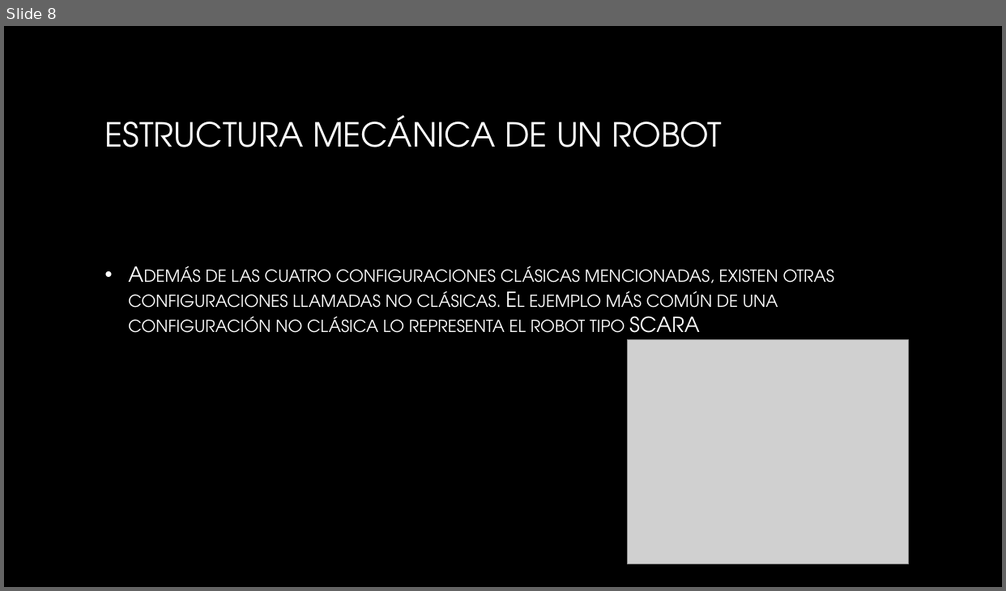
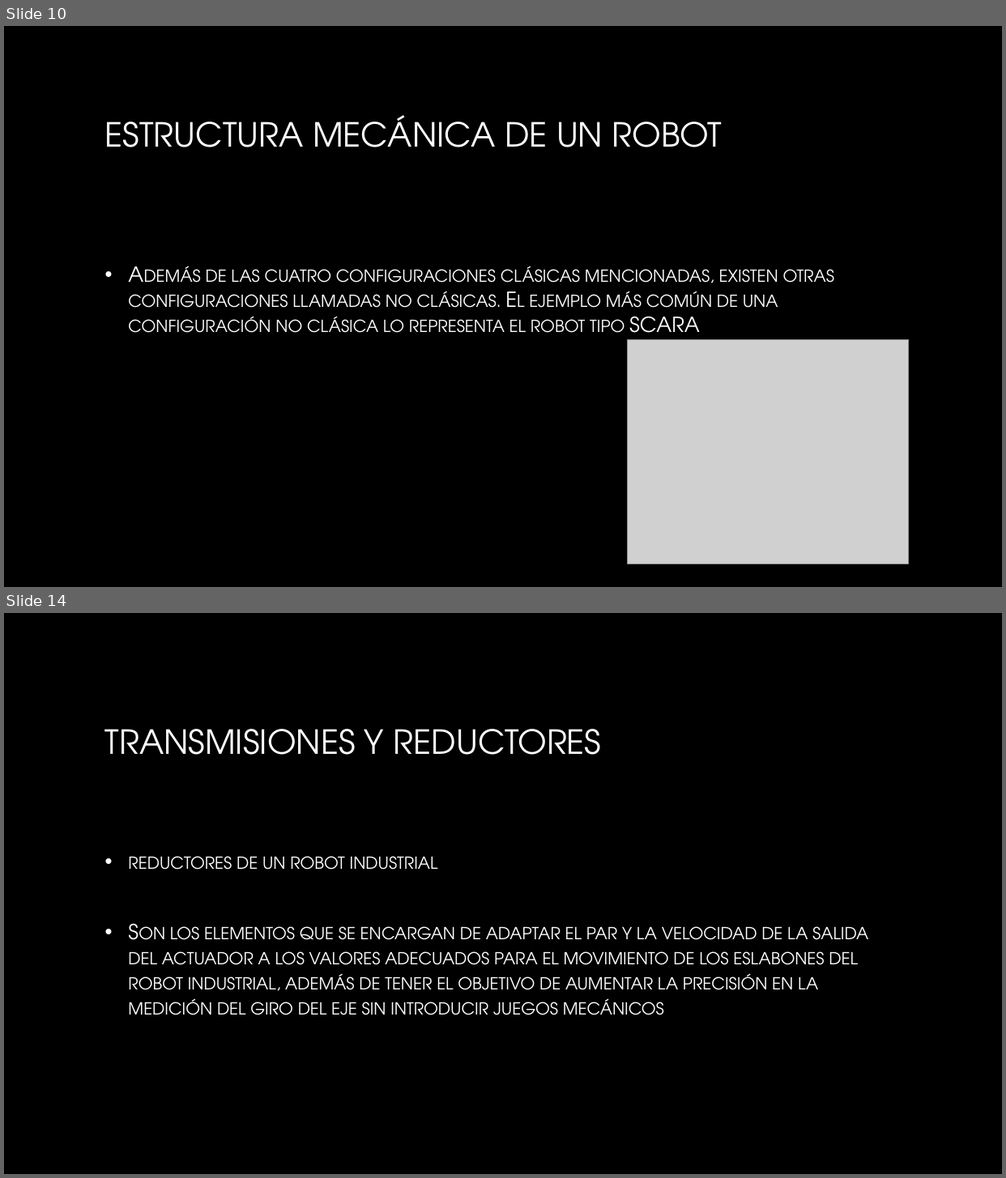
Before and after one commit to jdavidsg/Clases-Robotica, a slide deck: 1.2/1.2.pptx. Shown one above the other, each under a label of ours: slide 8 before the commit, slides 10 and 14 after it; the slides between them are not shown. The pictures are 1006x591 and 1006x1178 pixels, drawn with LibreOffice and Linux fonts; fonts in the diff are those of the drawing; grey boxes stand for pictures; background and template pictures are left out. Boxes give left, top, right and bottom in pixels: in the first picture for what was removed or moved away, otherwise in the second. Text is boxed around its words. In the diff, an @@ line names an element or a change of style, - is before the commit and + after.

```diff
--- a/1.2/1.2.pptx
+++ b/1.2/1.2.pptx
@@ slide 14 added at (4, 613, 1002, 1174), background picture (left out) @@
@@ title added at (105, 729, 602, 755), 32 pt, text gradient #FFFFFF to #A6A6A6 @@
+TRANSMISIONES Y REDUCTORES
@@ text added at (128, 856, 868, 1016), 20 pt, text gradient #FFFFFF to #BFBFBF, small capitals @@
+• reductores de un robot industrial
+• Son los elementos que se encargan de adaptar el par y la velocidad de la salida del actuador a los valores adecuados para el movimiento de los eslabones del robot industrial, además de tener el objetivo de aumentar la precisión en la medición del giro del eje sin introducir juegos mecánicos
@@ what was slide 8 is now slide 10 @@
```
Also in this commit, not shown: 7 other slides added, 5 other files.
